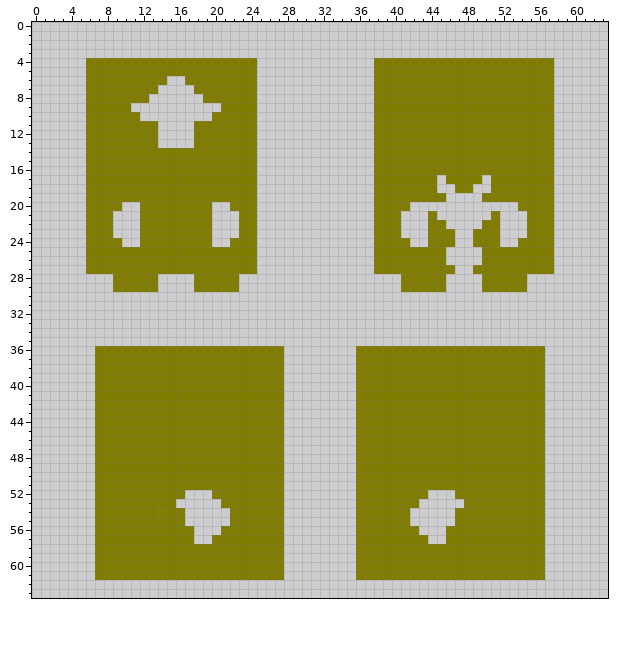
Two versions of one pixel-art sprite, Resources/Textures/_Floofstation/Mobs/Species/Resomi/displacement.rsi/suitStorage.png. This is how it looked before the edit.
The file is 64x64 pixels. Colours within 5 levels of each other are drawn and written as one.
New version:
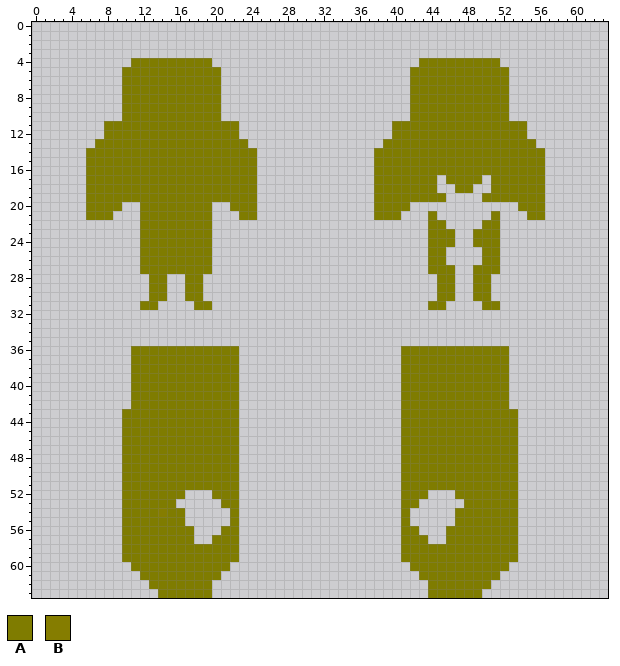
Palette (. is transparent): A #7f7c00  B #857d00
The edit:
y 4: x 6..10 AAAAA -> .....; x 20..24 AAAAA -> .....; x 38..42 AAAAA -> .....; x 52..57 AAAAAA -> ......
y 5: x 6..9 AAAA -> ....; x 21..24 AAAA -> ....; x 38..41 AAAA -> ....; x 53..57 AAAAA -> .....
y 6: x 6..9 AAAA -> ....; x 15..16 .. -> AA; x 21..24 AAAA -> ....; x 38..41 AAAA -> ....; x 53..57 AAAAA -> .....
y 7: x 6..9 AAAA -> ....; x 14..17 .... -> AAAA; x 21..24 AAAA -> ....; x 38..41 AAAA -> ....; x 53..57 AAAAA -> .....
y 8: x 6..9 AAAA -> ....; x 13..18 ...... -> AAAAAA; x 21..24 AAAA -> ....; x 38..41 AAAA -> ....; x 53..57 AAAAA -> .....
y 9: x 6..9 AAAA -> ....; x 11..24 ..........AAAA -> AAAAAAAAAA....; x 38..41 AAAA -> ....; x 53..57 AAAAA -> .....
y 10: x 6..9 AAAA -> ....; x 12..19 ........ -> AAAAAAAA; x 21..24 AAAA -> ....; x 38..41 AAAA -> ....; x 53..57 AAAAA -> .....
y 11..12: x 6..7 AA -> ..; x 14..17 .... -> AAAA; x 23..24 AA -> ..; x 38..39 AA -> ..; x 55..57 AAA -> ...
y 13: x 6 A -> .; x 14..17 .... -> AAAA; x 24 A -> .; x 38 A -> .; x 56..57 AA -> ..
y 14..21: x 57 A -> .
y 22..23: x 6..8 AAA -> ...; x 23..24 AA -> ..; x 38..40 AAA -> ...; x 55..57 AAA -> ...
y 24: x 6..9 AAAA -> ....; x 22..24 AAA -> ...; x 38..41 AAAA -> ....; x 54..57 AAAA -> ....
y 25..27: x 6..11 AAAAAA -> ......; x 20..24 AAAAA -> .....; x 38..43 AAAAAA -> ......; x 52..57 AAAAAA -> ......
y 28..29: x 9..12 AAAA -> ....; x 14 . -> A; x 17 . -> A; x 19..22 AAAA -> ....; x 41..44 AAAA -> ....; x 46 . -> A; x 49 . -> A; x 51..54 AAAA -> ....
y 30: x 13..14 .. -> AA; x 17..18 .. -> AA; x 45..46 .. -> AA; x 49..50 .. -> AA
y 31: x 12..13 .. -> AA; x 18..19 .. -> AA; x 44..45 .. -> AA; x 50..51 .. -> AA
y 36..42: x 7..10 AAAA -> ....; x 23..27 AAAAA -> .....; x 36..40 AAAAA -> .....; x 53..56 AAAA -> ....
y 43..59: x 7..9 AAA -> ...; x 23..27 AAAAA -> .....; x 36..40 AAAAA -> .....; x 54..56 AAA -> ...
y 60: x 7..10 AAAA -> ....; x 22..27 AAAAAA -> ......; x 36..41 AAAAAA -> ......; x 53..56 AAAA -> ....
y 61: x 7..11 AAAAA -> .....; x 21..27 AAAAAAA -> .......; x 36..42 AAAAAAA -> .......; x 52..56 AAAAA -> .....
y 62: x 13..19 ....... -> AAAAAAA; x 44..50 ....... -> AAAAAAA
y 63: x 14..19 ...... -> AAAAAA; x 44..49 ...... -> AAAAAA
Boxes around the changes in both pictures, in picture pixels (x1, y1, x2, y2):
changed: (86, 58, 257, 148)
changed: (374, 58, 554, 310)
changed: (86, 220, 257, 310)
changed: (95, 346, 284, 598)
changed: (356, 346, 545, 598)
